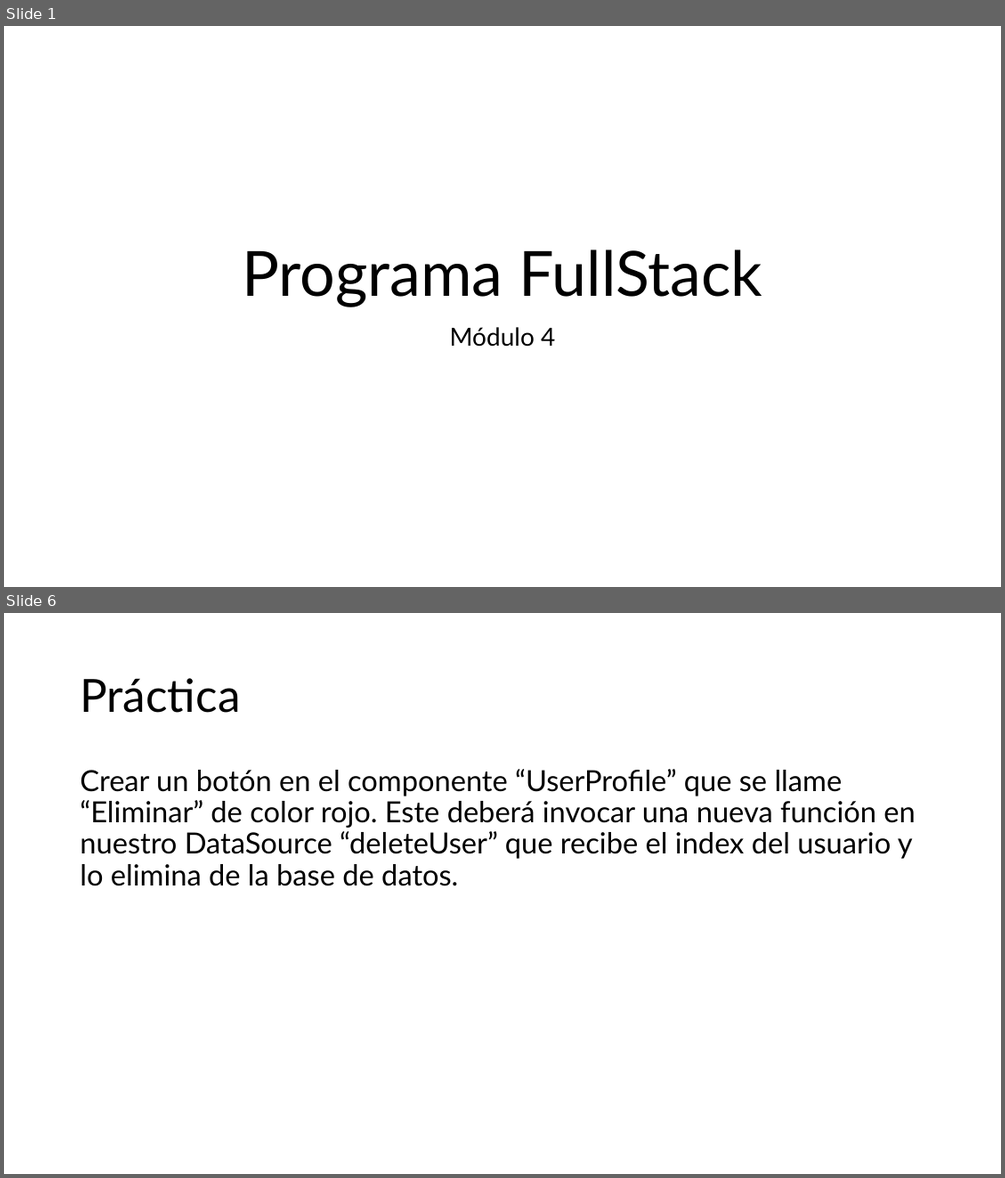
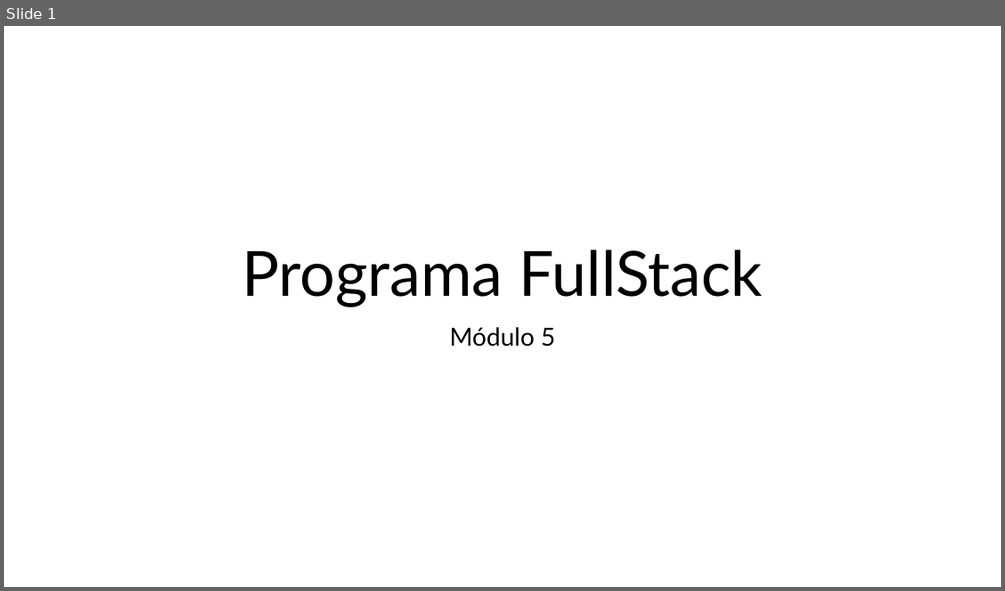
Before and after one commit to enmanuelmag/Bootcamp-FullStack, a slide deck: Unidad_5/Presentación.pptx. Shown one above the other, each under a label of ours: slides 1 and 6 before the commit, slide 1 after it; the slides between them are not shown. The pictures are 1005x1178 and 1005x591 pixels, drawn with LibreOffice and Linux fonts; fonts in the diff are those of the drawing. Boxes give left, top, right and bottom in pixels: in the first picture for what was removed or moved away, otherwise in the second. Text is boxed around its words. In the diff, an @@ line names an element or a change of style, - is before the commit and + after.

```diff
--- a/Unidad_5/Presentación.pptx
+++ b/Unidad_5/Presentación.pptx
@@ slide 6 removed at [4, 613, 1001, 1174], background #FFFFFF @@
@@ title removed at [80, 678, 240, 713] @@
-Práctica
@@ text removed at [80, 769, 914, 886] @@
-Crear un botón en el componente “UserProfile” que se llame “Eliminar” de color rojo. Este deberá invocar una nueva función en nuestro DataSource “deleteUser” que recibe el index del usuario y lo elimina de la base de datos.
@@ slide 1 changed as well @@
@@ subtitle at [450, 327, 555, 346]: text changed @@
-Módulo 4
+Módulo 5
```
Also in this commit, not shown: 1 other slide changed, 2 slides added, 3 other slides removed, 5 other files.
